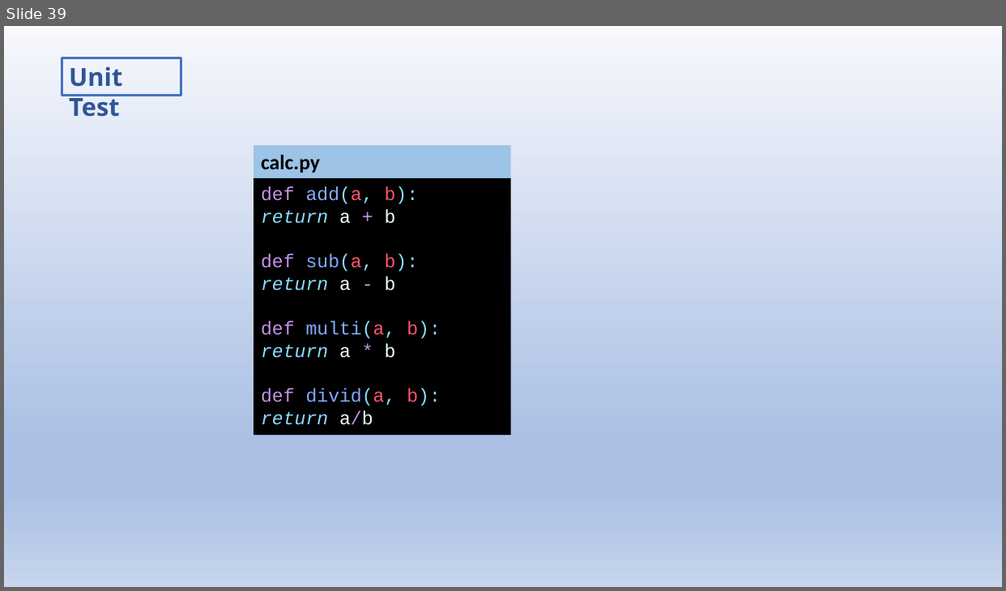
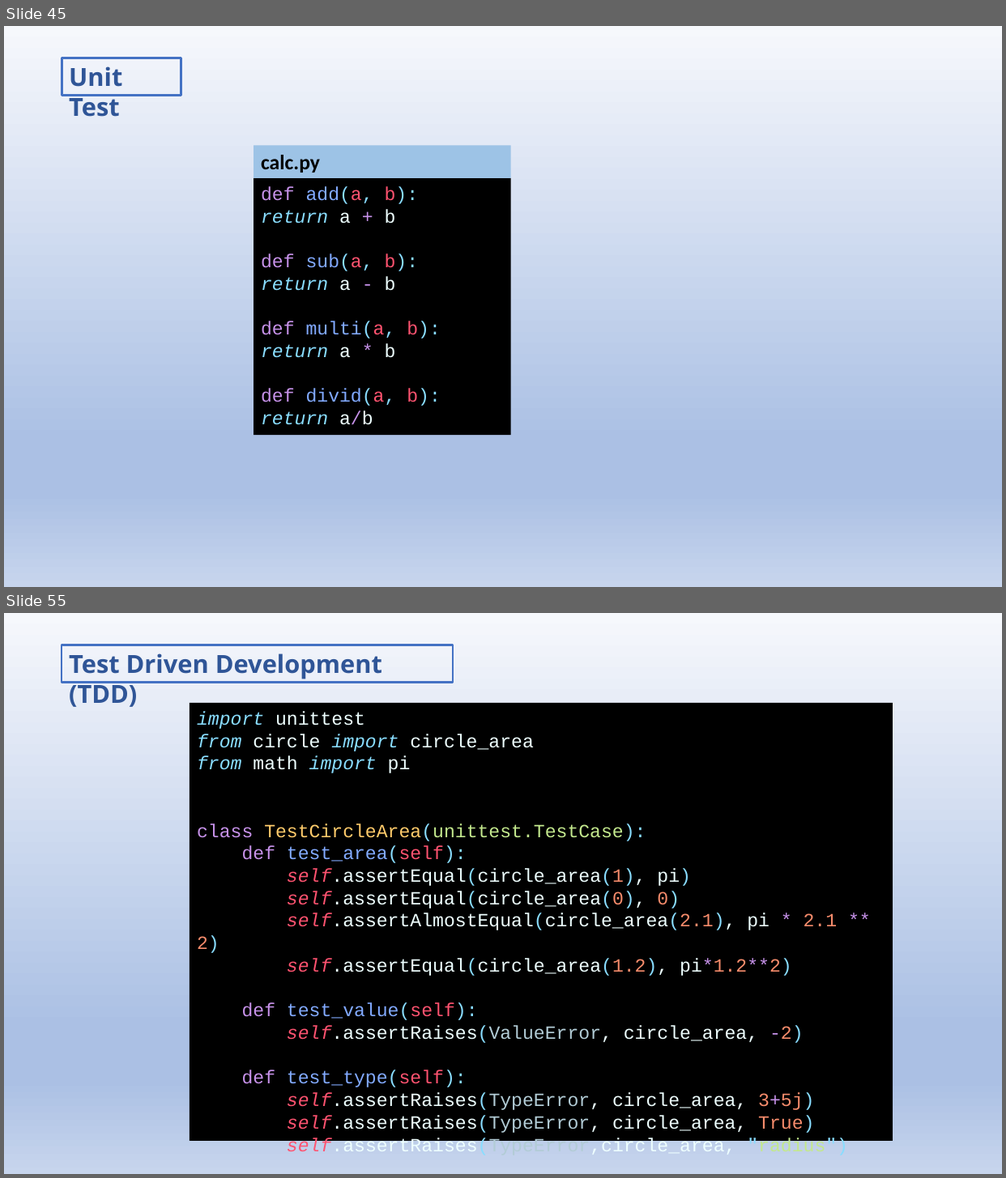
Before and after one commit to jwang1122/learnpython, a slide deck: Python Language.pptx. Shown one above the other, each under a label of ours: slide 39 before the commit, slides 45 and 55 after it; the slides between them are not shown. The pictures are 1006x591 and 1006x1178 pixels, drawn with LibreOffice and Linux fonts; fonts in the diff are those of the drawing. Boxes give left, top, right and bottom in pixels: in the first picture for what was removed or moved away, otherwise in the second. Text is boxed around its words. In the diff, an @@ line names an element or a change of style, - is before the commit and + after.

```diff
--- a/Python Language.pptx
+++ b/Python Language.pptx
@@ slide 55 added at box(4, 613, 1002, 1174), background gradient #F6F8FC to #ABC0E4 to #C7D5ED @@
@@ rectangle added at box(62, 645, 454, 683), outline #4472C4 2.25 pt, 24 pt, text #2F5597, bold @@
+Test Driven Development (TDD)
@@ rectangle added at box(189, 703, 893, 1142), fill #000000, 18 pt, text #EEFFFF @@
+import unittest
+from circle import circle_area
+from math import pi
+class TestCircleArea(unittest.TestCase):
+def test_area(self):
+self.assertEqual(circle_area(1), pi)
+self.assertEqual(circle_area(0), 0)
+self.assertAlmostEqual(circle_area(2.1), pi * 2.1 ** 2)
+self.assertEqual(circle_area(1.2), pi*1.2**2)
+def test_value(self):
+self.assertRaises(ValueError, circle_area, -2)
+def test_type(self):
+self.assertRaises(TypeError, circle_area, 3+5j)
+self.assertRaises(TypeError, circle_area, True)
+self.assertRaises(TypeError,circle_area, "radius")
@@ what was slide 39 is now slide 45 @@
```
Also in this commit, not shown: 14 slides changed, 31 other slides added, 1 slide removed, 21 other files.
